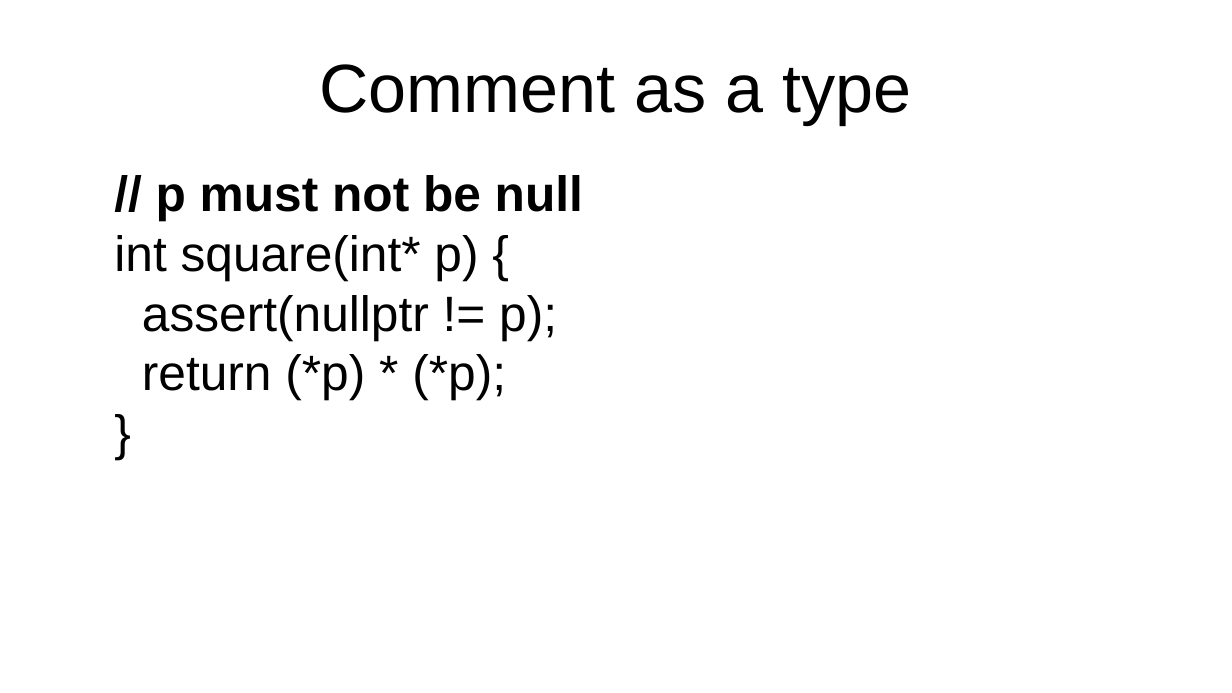
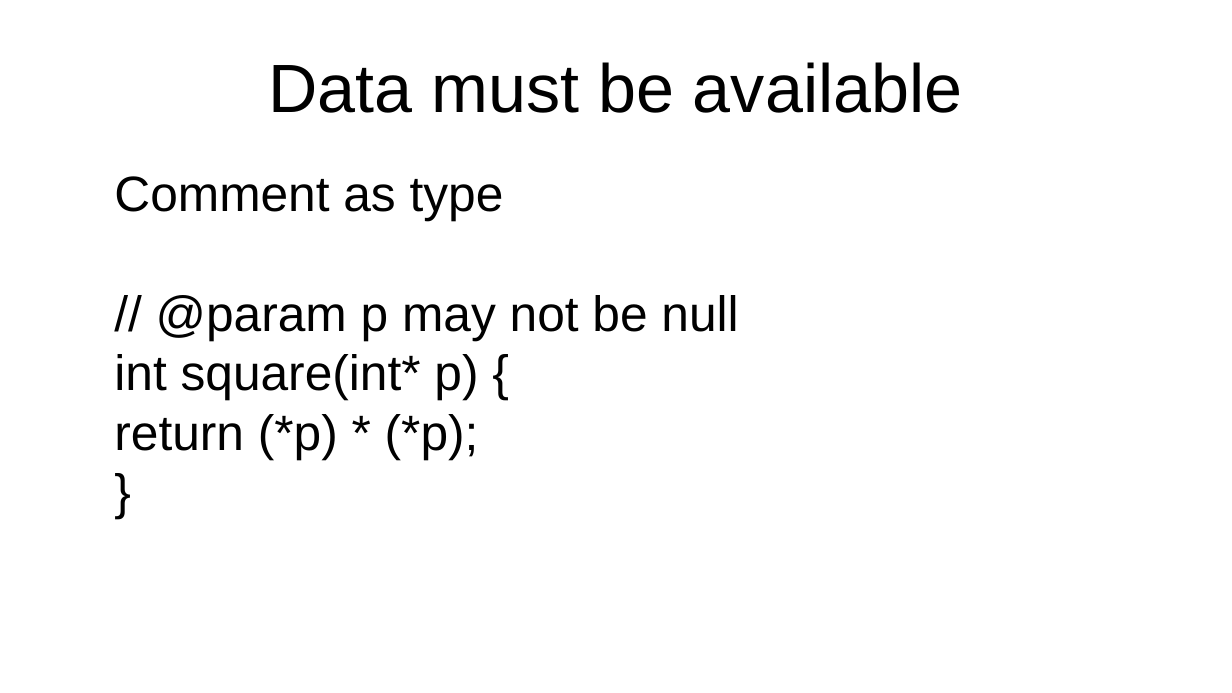
Before and after one commit to marcpawl/nullptr, a slide deck: slide 15 of slideshow.odp (slide 12 before the commit). Drawn at 1232x693 pixels with LibreOffice and Linux fonts; fonts in the diff are those of the drawing. Boxes give left, top, right and bottom in pixels: in the first picture for what was removed or moved away, otherwise in the second. Text is boxed around its words. In the diff, an @@ line names an element or a change of style, - is before the commit and + after.

```diff
--- a/slideshow.odp
+++ b/slideshow.odp
@@ title at [268,62,962,113]: text changed @@
-Comment as a type
+Data must be available
@@ text at [114,176,738,459]: text changed @@
-// p must not be null
-int square(int* p) {
-assert(nullptr != p);
-return (*p) * (*p);
-}
+Comment as type
+// @param p may not be null
+int square(int* p) {
+return (*p) * (*p);
+}
```
Also in this commit, not shown: 16 other slides changed, 26 slides added, 3 slides removed.
